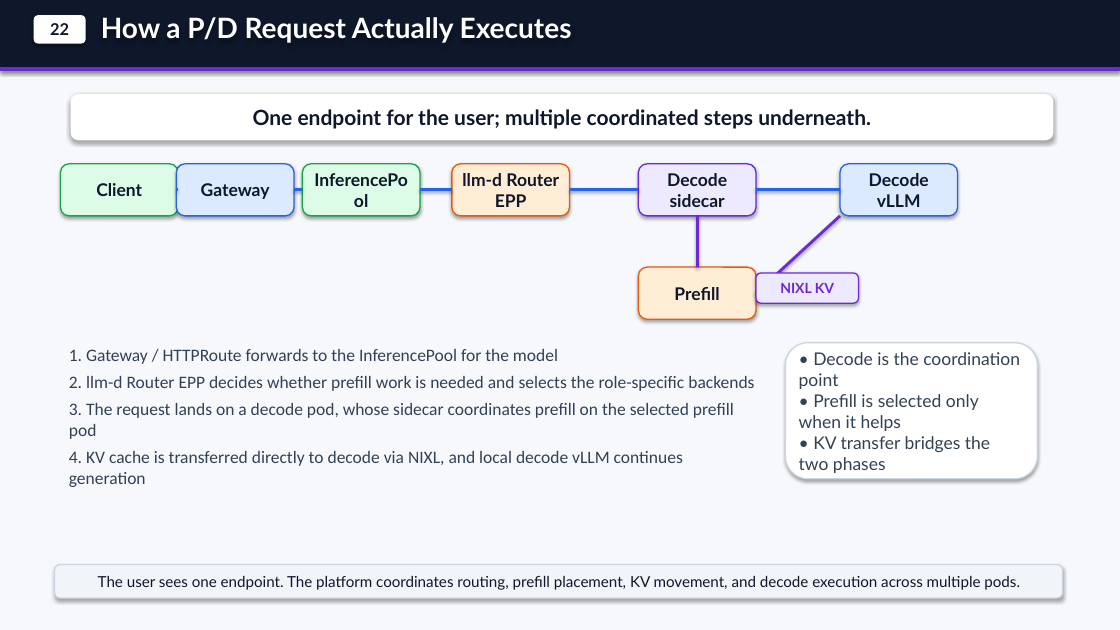
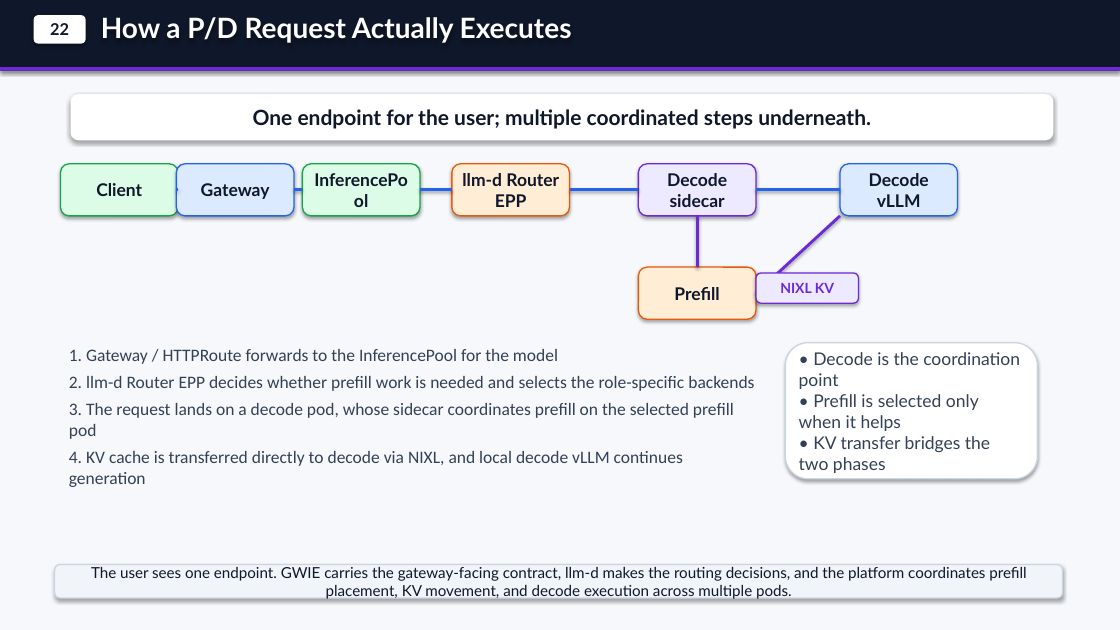
Before and after one commit to andyzhangx/demo, a slide deck: slide 6 of llm/kaito-llm-d-pd-slides.pptx. Drawn at 1120x630 pixels with LibreOffice and Linux fonts; fonts in the diff are those of the drawing. Boxes give left, top, right and bottom in pixels: in the first picture for what was removed or moved away, otherwise in the second. Text is boxed around its words. In the diff, an @@ line names an element or a change of style, - is before the commit and + after.

Commit message:
docs: clarify gwie vs llm-d routing roles

```diff
--- a/llm/kaito-llm-d-pd-slides.pptx
+++ b/llm/kaito-llm-d-pd-slides.pptx
@@ text in rounded rectangle at [91, 567, 1026, 599]: text changed @@
-The user sees one endpoint. The platform coordinates routing, prefill placement, KV movement, and decode execution across multiple pods.
+The user sees one endpoint. GWIE carries the gateway-facing contract, llm-d makes the routing decisions, and the platform coordinates prefill placement, KV movement, and decode execution across multiple pods.
```
Also in this commit, not shown: 3 other slides changed, 3 other files.
